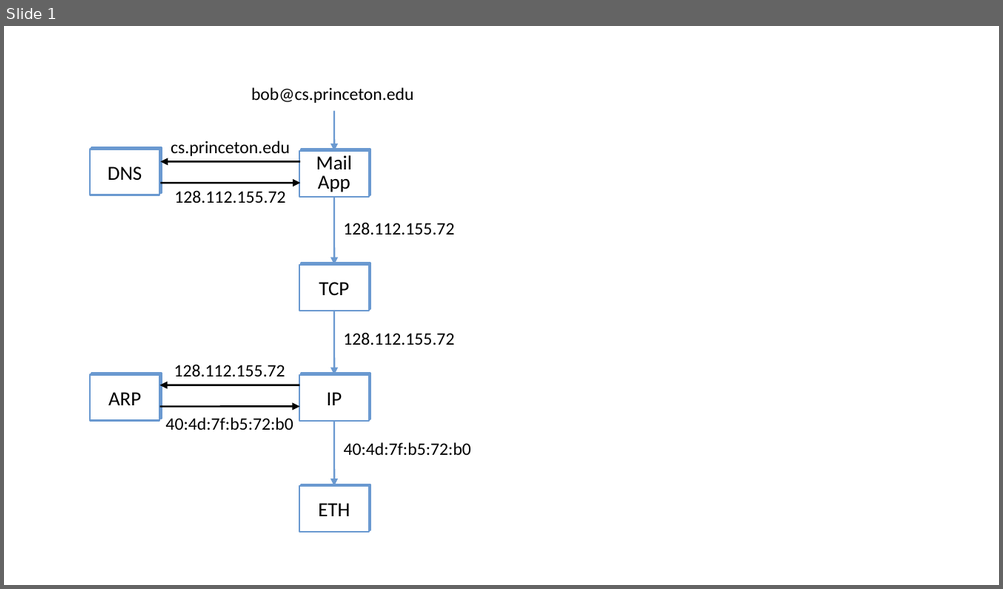
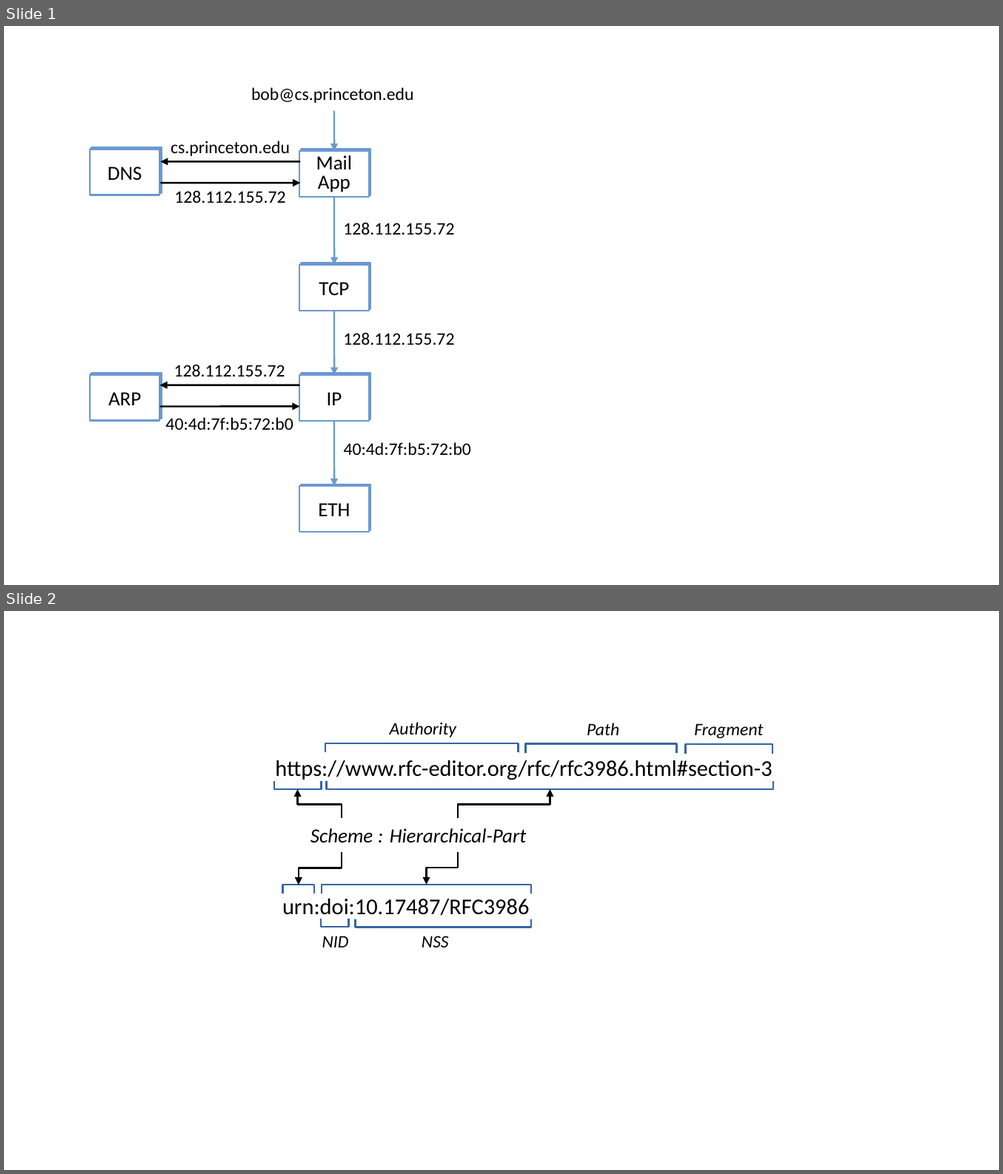
Before and after one commit to SystemsApproach/7E, a slide deck: naming/figures/naming.odp. Shown one above the other, each under a label of ours: slide 1 before the commit, slides 1 and 2 after it. The pictures are 1003x589 and 1003x1174 pixels, drawn with LibreOffice and Linux fonts; fonts in the diff are those of the drawing. Boxes give left, top, right and bottom in pixels: in the first picture for what was removed or moved away, otherwise in the second. Text is boxed around its words. In the diff, an @@ line names an element or a change of style, - is before the commit and + after.

```diff
--- a/naming/figures/naming.odp
+++ b/naming/figures/naming.odp
@@ slide 2 added at (4, 611, 999, 1170), background #FFFFFF @@
@@ rectangle added at (325, 743, 518, 768), fill #FFFFFF, outline #3465A4 1.45 pt @@
@@ text added at (390, 722, 456, 738), 14 pt, text #000000, italic @@
+Authority
@@ rectangle added at (526, 743, 677, 768), fill #FFFFFF, outline #3465A4 1.45 pt @@
@@ text added at (586, 723, 619, 735), 14 pt, text #000000, italic @@
+Path
@@ text added at (694, 723, 762, 738), 14 pt, text #000000, italic @@
+Fragment
@@ rectangle added at (274, 764, 321, 789), fill #FFFFFF, outline #3465A4 1.45 pt @@
@@ rectangle added at (274, 766, 321, 780), fill #FFFFFF, outline #FFFFFF 2.89 pt @@
@@ text added at (275, 760, 771, 781), 18 pt, text #000000 @@
+https://www.rfc-editor.org/rfc/rfc3986.html#section-3
@@ rectangle added at (325, 755, 518, 769), fill #FFFFFF, outline #FFFFFF 2.89 pt @@
@@ rectangle added at (326, 764, 773, 789), fill #FFFFFF, outline #3465A4 1.45 pt @@
@@ rectangle added at (326, 766, 773, 780), fill #FFFFFF, outline #FFFFFF 2.89 pt @@
@@ rectangle added at (526, 755, 677, 770), fill #FFFFFF, outline #FFFFFF 2.89 pt @@
@@ rectangle added at (686, 745, 772, 769), fill #FFFFFF, outline #3465A4 1.45 pt @@
@@ rectangle added at (686, 755, 772, 770), fill #FFFFFF, outline #FFFFFF 2.89 pt @@
@@ elbow arrow added from (341, 819) to (297, 789), #000000 1.45 pt @@
@@ elbow arrow added from (458, 819) to (550, 789), #000000 1.45 pt @@
@@ text added at (310, 829, 373, 843), 16 pt, text #000000, italic @@
+Scheme
@@ text added at (369, 819, 392, 852), 16 pt, text #000000, italic @@
+:
@@ text added at (390, 829, 526, 843), 16 pt, text #000000, italic @@
+Hierarchical-Part
@@ elbow arrow added from (341, 852) to (299, 886), #000000 1.45 pt @@
@@ elbow arrow added from (458, 852) to (427, 885), #000000 1.45 pt @@
@@ text added at (282, 899, 529, 920), 18 pt, text #000000 @@
+urn:doi:10.17487/RFC3986
@@ rectangle added at (283, 886, 315, 923), fill #FFFFFF, outline #FFFFFF 1.45 pt @@
@@ rectangle added at (283, 885, 315, 908), fill #FFFFFF, outline #3465A4 1.45 pt @@
@@ rectangle added at (283, 896, 315, 911), fill #FFFFFF, outline #FFFFFF 2.89 pt @@
@@ rectangle added at (321, 885, 531, 908), fill #FFFFFF, outline #3465A4 1.45 pt @@
@@ rectangle added at (321, 896, 531, 911), fill #FFFFFF, outline #FFFFFF 2.89 pt @@
@@ rectangle added at (321, 903, 349, 927), fill #FFFFFF, outline #3465A4 1.45 pt @@
@@ rectangle added at (321, 903, 349, 918), fill #FFFFFF, outline #FFFFFF 2.89 pt @@
@@ rectangle added at (355, 903, 531, 927), fill #FFFFFF, outline #3465A4 1.45 pt @@
@@ rectangle added at (355, 903, 531, 918), fill #FFFFFF, outline #FFFFFF 2.89 pt @@
@@ text added at (322, 936, 349, 948), 14 pt, text #000000, italic @@
+NID
@@ text added at (421, 936, 449, 948), 14 pt, text #000000, italic @@
+NSS
```
Also in this commit, not shown: 3 other files.
